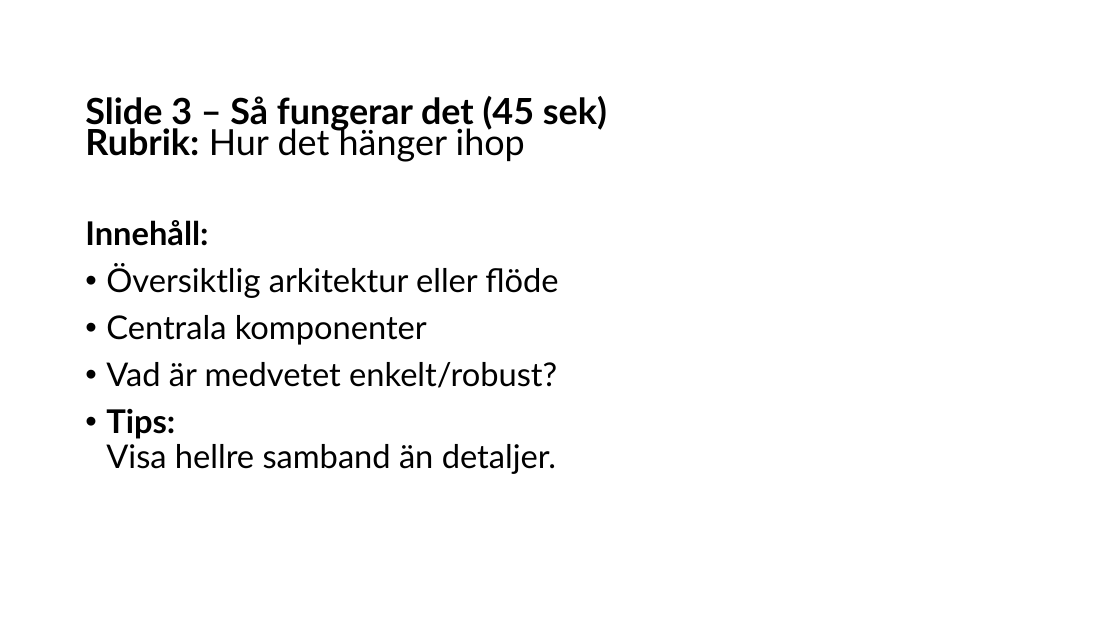
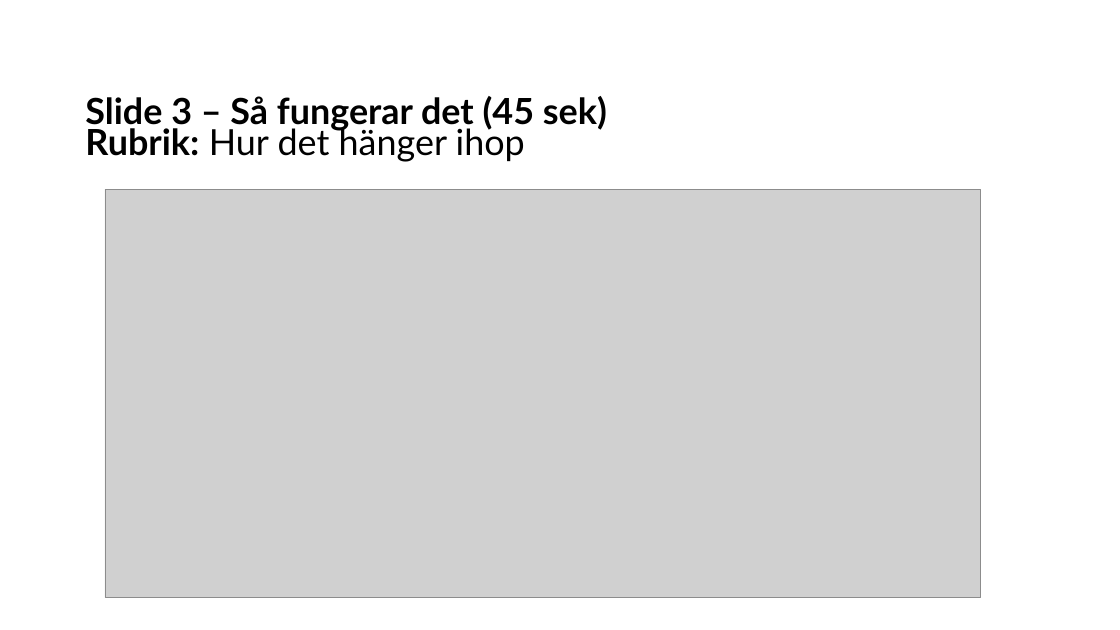
Before and after one commit to arizon-dread/region-orebro-lan, a slide deck: slide 5 of doc/Presentation KLIRR Hack Region Örebro län.odp. Drawn at 1120x630 pixels with LibreOffice and Linux fonts; fonts in the diff are those of the drawing; grey boxes stand for pictures. Boxes give left, top, right and bottom in pixels: in the first picture for what was removed or moved away, otherwise in the second. Text is boxed around its words. In the diff, an @@ line names an element or a change of style, - is before the commit and + after.

```diff
--- a/doc/Presentation KLIRR Hack Region Örebro län.odp
+++ b/doc/Presentation KLIRR Hack Region Örebro län.odp
@@ picture added at bbox=[105, 189, 981, 597] @@
@@ text removed at bbox=[85, 220, 558, 474] @@
-Innehåll:
-• Översiktlig arkitektur eller flöde
-• Centrala komponenter
-• Vad är medvetet enkelt/robust?
-• Tips:
-  Visa hellre samband än detaljer.
```
Also in this commit, not shown: 2 other slides changed, 1 other file.
